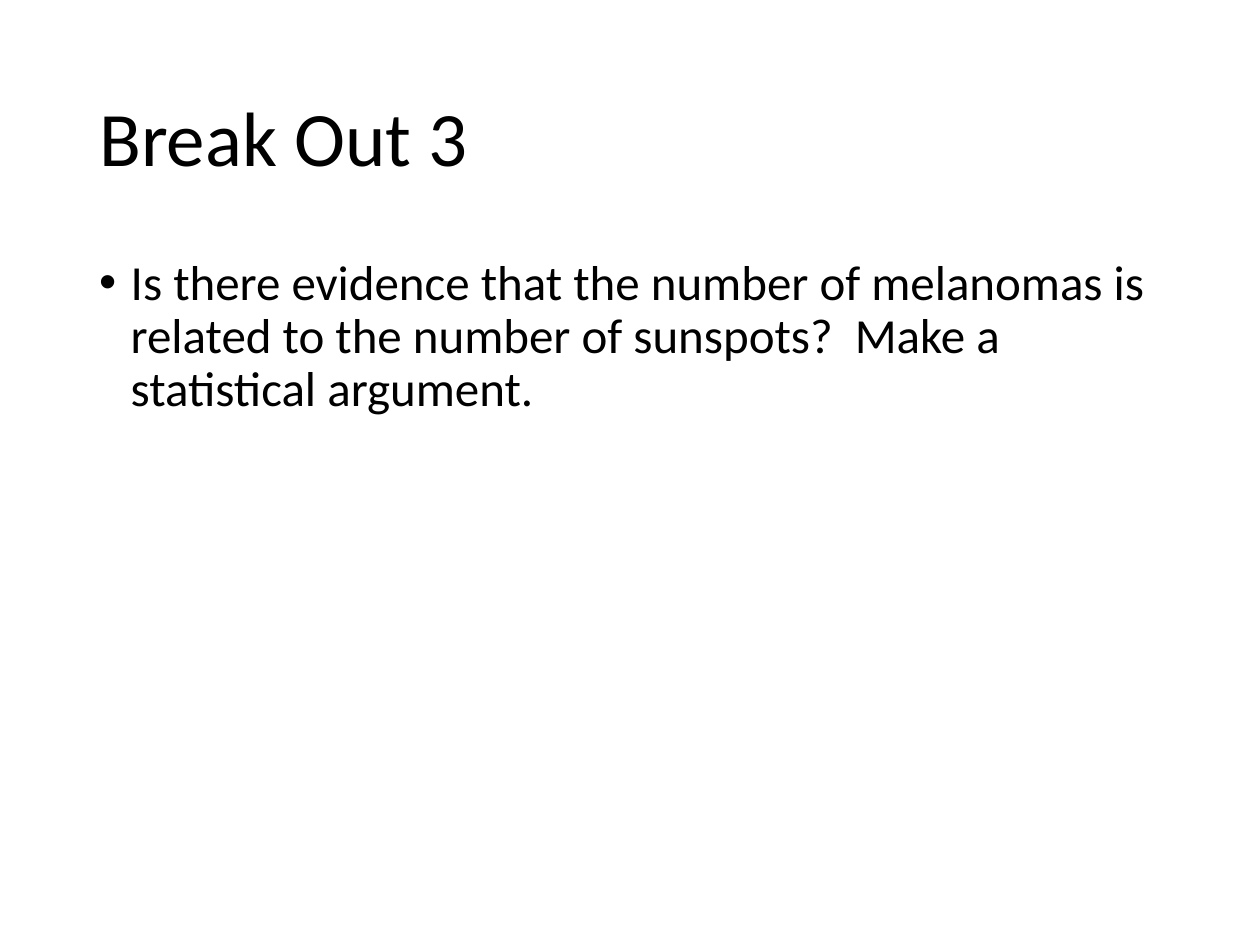
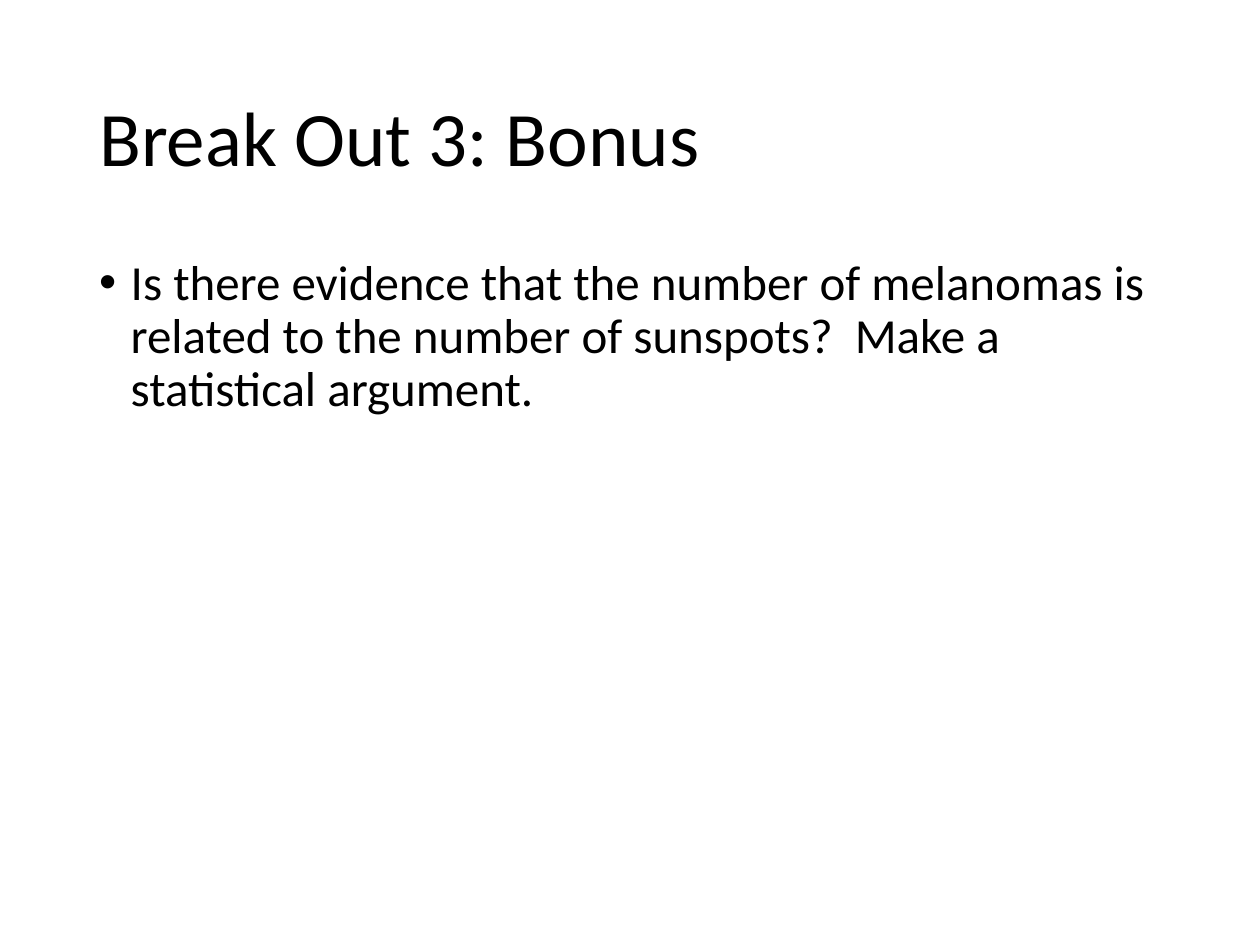
Before and after one commit to BivinSadler/MSDS-6306-Doing-Data-Science, a slide deck: slide 4 of Unit 12/Breakout Unit 12.pptx. Drawn at 1260x945 pixels with LibreOffice and Linux fonts; fonts in the diff are those of the drawing. Boxes give left, top, right and bottom in pixels: in the first picture for what was removed or moved away, otherwise in the second. Text is boxed around its words. In the diff, an @@ line names an element or a change of style, - is before the commit and + after.

```diff
--- a/Unit 12/Breakout Unit 12.pptx
+++ b/Unit 12/Breakout Unit 12.pptx
@@ title at (99,112,699,167): text changed @@
-Break Out 3
+Break Out 3: Bonus
```
